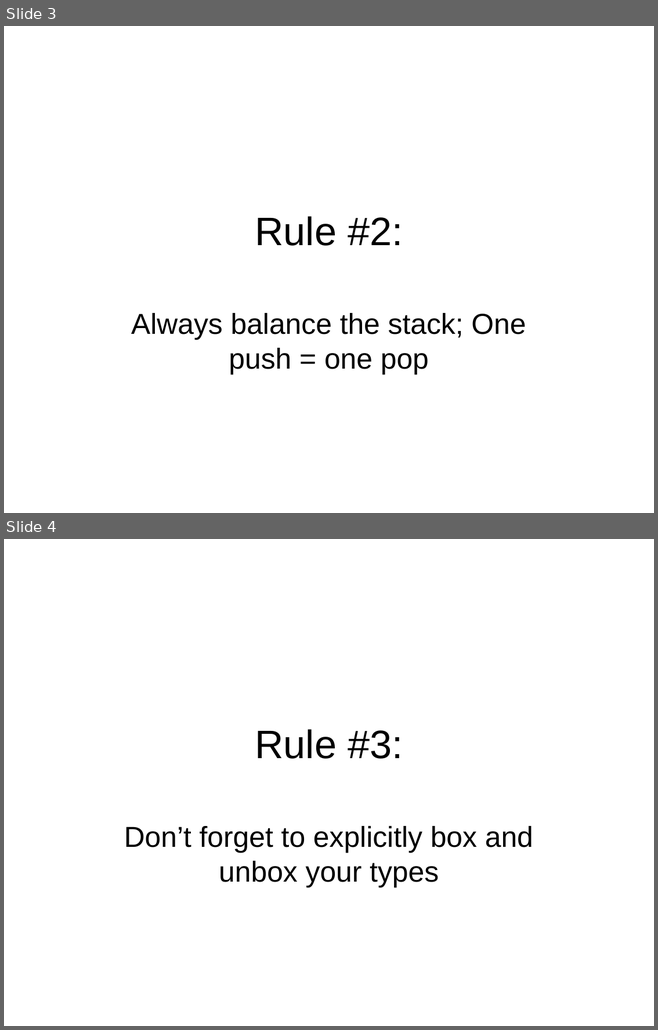
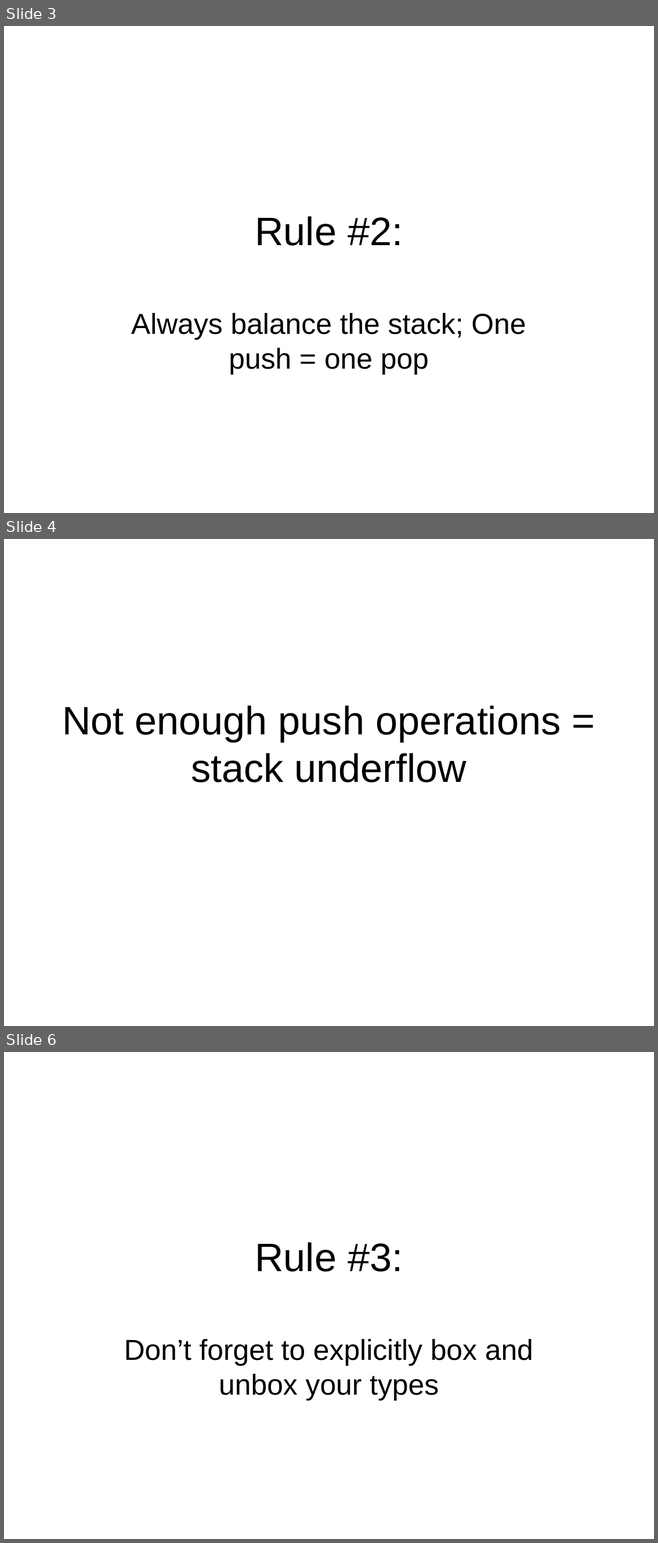
Before and after one commit to philiplaureano/ILRewritingTalk, a slide deck: Ten Simple Rules for Rewriting IL.ppt. Shown one above the other, each under a label of ours: slides 3 and 4 before the commit, slides 3, 4 and 6 after it; the slides between them are not shown. The pictures are 658x1030 and 658x1543 pixels, drawn with LibreOffice and Linux fonts; fonts in the diff are those of the drawing. Boxes give left, top, right and bottom in pixels: in the first picture for what was removed or moved away, otherwise in the second. Text is boxed around its words. In the diff, an @@ line names an element or a change of style, - is before the commit and + after.

Commit message:
Added slides for explaining stack overflow and underflow conditions in the CLR

```diff
--- a/Ten Simple Rules for Rewriting IL.ppt
+++ b/Ten Simple Rules for Rewriting IL.ppt
@@ slide 4 added at (4, 539, 654, 1026), background #FFFFFF @@
@@ title added at (62, 705, 560, 783), 44 pt, text #000000 @@
+Not enough push operations = stack underflow
@@ what was slide 4 is now slide 6 @@
```
Also in this commit, not shown: 1 other slide added.
